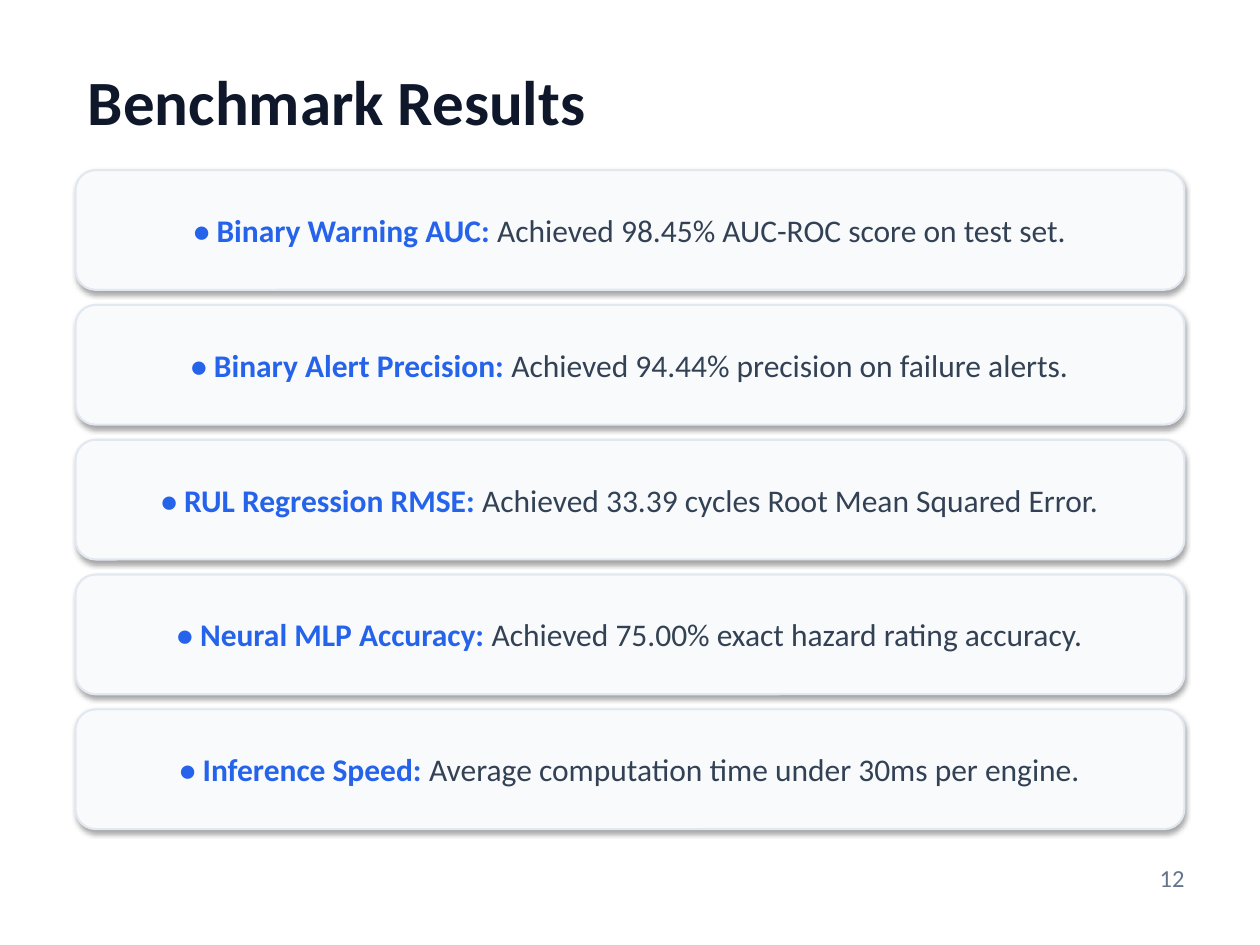
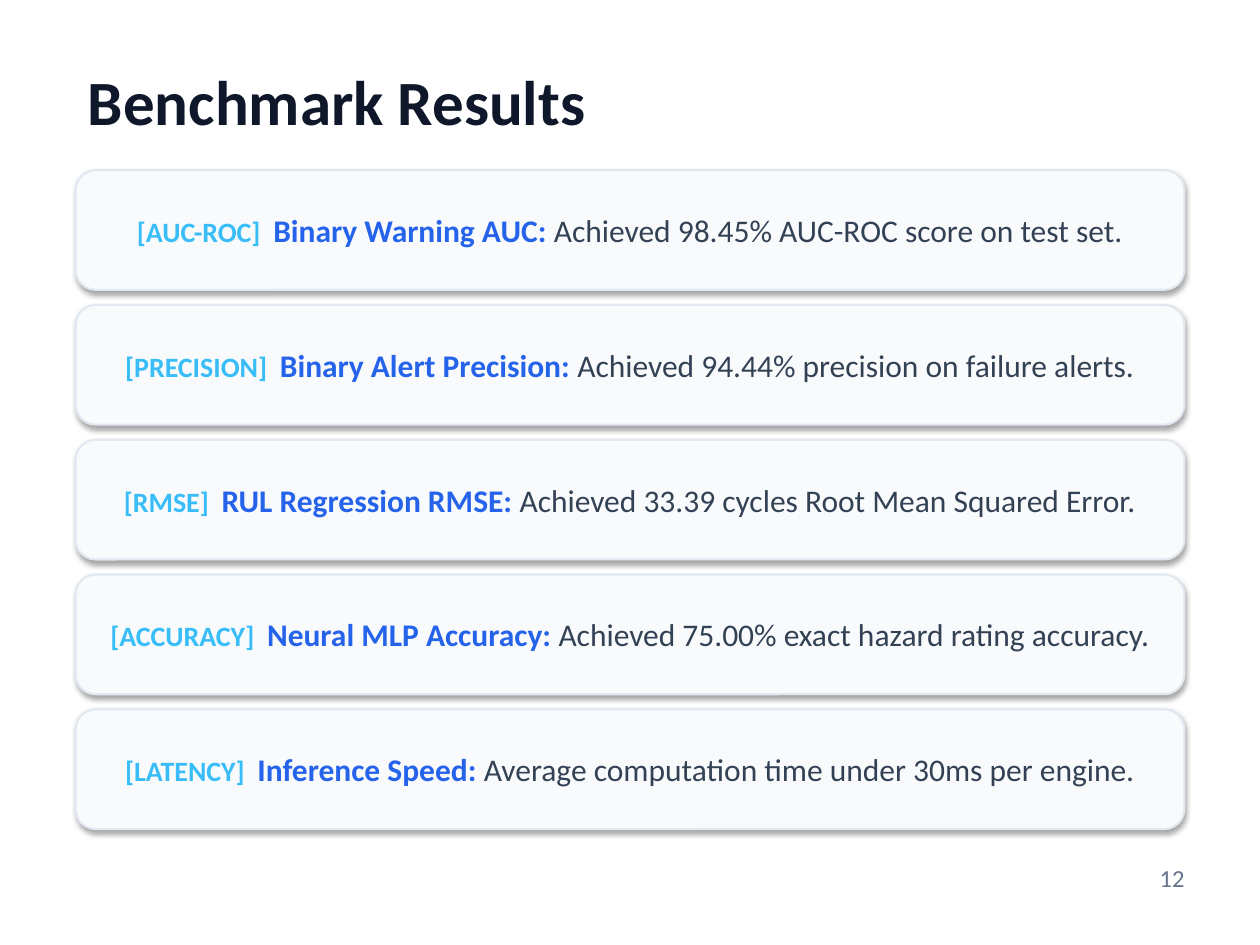
Before and after one commit to PiyushTiwari2051/Predictive-Master, a slide deck: slide 12 of Internship Presentation PPTs Template Final.pptx. Drawn at 1260x945 pixels with LibreOffice and Linux fonts; fonts in the diff are those of the drawing. Boxes give left, top, right and bottom in pixels: in the first picture for what was removed or moved away, otherwise in the second. Text is boxed around its words. In the diff, an @@ line names an element or a change of style, - is before the commit and + after.

Commit message:
Apply PowerPoint Designer AI layout engine rules with card grids, icon indicators, and zero blank space

```diff
--- a/Internship Presentation PPTs Template Final.pptx
+++ b/Internship Presentation PPTs Template Final.pptx
@@ text in rounded rectangle at box(137, 220, 1122, 248): text changed @@
-• Binary Warning AUC: Achieved 98.45% AUC-ROC score on test set.
+[AUC-ROC] Binary Warning AUC: Achieved 98.45% AUC-ROC score on test set.
@@ text in rounded rectangle at box(125, 355, 1134, 382): text changed @@
-• Binary Alert Precision: Achieved 94.44% precision on failure alerts.
+[PRECISION] Binary Alert Precision: Achieved 94.44% precision on failure alerts.
@@ text in rounded rectangle at box(124, 490, 1135, 518): text changed @@
-• RUL Regression RMSE: Achieved 33.39 cycles Root Mean Squared Error.
+[RMSE] RUL Regression RMSE: Achieved 33.39 cycles Root Mean Squared Error.
@@ text in rounded rectangle at box(110, 624, 1149, 652): text changed @@
-• Neural MLP Accuracy: Achieved 75.00% exact hazard rating accuracy.
+[ACCURACY] Neural MLP Accuracy: Achieved 75.00% exact hazard rating accuracy.
@@ text in rounded rectangle at box(125, 759, 1134, 787): text changed @@
-• Inference Speed: Average computation time under 30ms per engine.
+[LATENCY] Inference Speed: Average computation time under 30ms per engine.
```
Also in this commit, not shown: 13 other slides changed, 1 other file.
